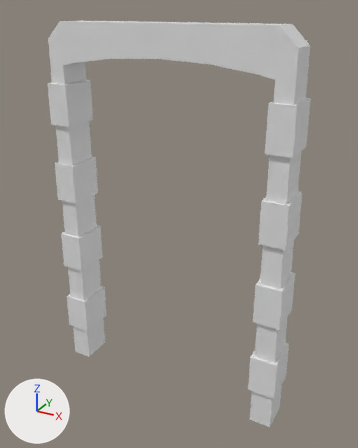
Before and after pictures for a commit that changed the FBX model Assets/Assets/ProceduralGeneration2/RoomMeshes/Door.fbx.
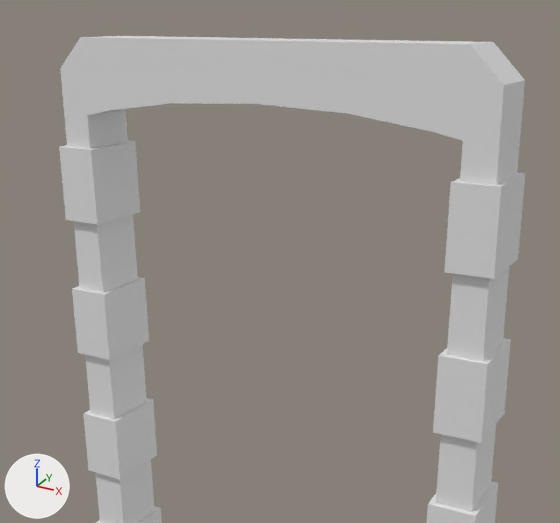
Old and new are each drawn whole from a camera (50 mm lens) standing at (3.76, -22.75, 6.47) and looking at (0.14, -16.17, 3.17) and again close up on the part from 4% to 92% of the width and 0% to 66% of the height. The axes (+X, +Y, +Z) are drawn at lower left. The lights are the same throughout. Where no turn or scale is listed for an object, it has been applied to the vertices.

The first close-up shows 'Door'.
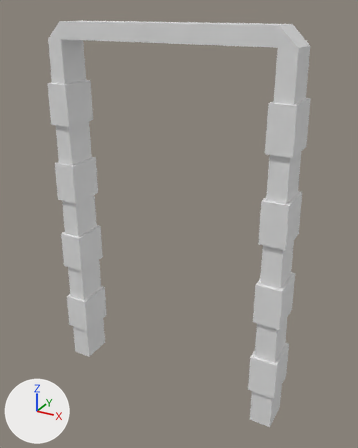
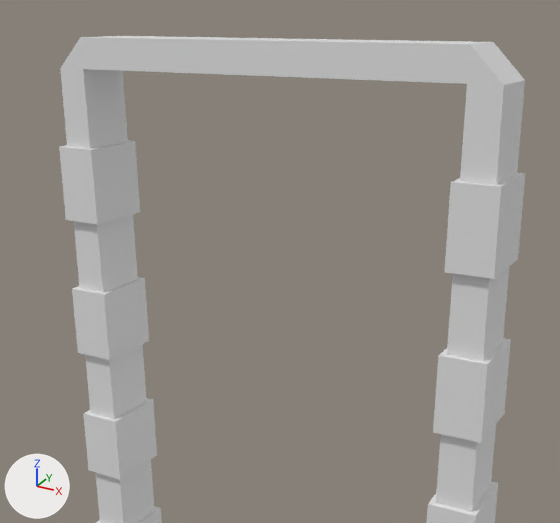
The newer file is also turned or shifted as a whole; pictures and numbers use the older file's frame.

Where the change shows, as pixel boxes (x1, y1, x2, y2) in the close-ups (560 x 523 px):
part 1 of me_cube_007, cut back
    both: (60, 60, 504, 185)

The change, as a diff of the scene's bpy script:
```diff
--- a/Assets/Assets/ProceduralGeneration2/RoomMeshes/Door.fbx.py
+++ b/Assets/Assets/ProceduralGeneration2/RoomMeshes/Door.fbx.py
@@ me_cube_007 @@
 # used by ob_door; location = (0.0, -16.2, 0.0)
-me_cube_007.from_pydata(...)  # 168 vertices, 172 faces; spans x -2.12..2.12, y -0.38..0.25, z 0.0..6.25
+me_cube_007.from_pydata(...)  # 158 vertices, 160 faces; spans x -2.12..2.12, y -0.38..0.25, z 0.0..6.25
+# me_cube_007 part 1
+# 12 vertices are removed from x -1.48..1.48, y -0.33..0.2, z 5.67..6.07
+# 18 faces are deleted
+# 4 vertices in x -1.72..1.72, y -0.33..0.2, z 5.62 move by (0.0, 0.0, 0.38)
+# 2 vertices are added at (0.0, -0.33, 6.0), (0.0, 0.2, 6.0)
+# 6 new faces join them
```
